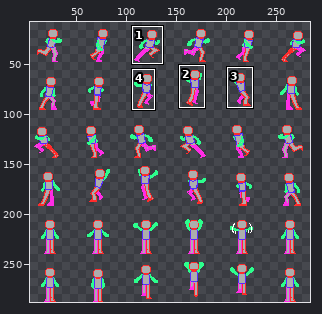
Two versions of one sprite sheet, assets/sprites/Character_anims.png. The picture above shows the old version from afar; the outline marks the close-up.
Close-up. Before:
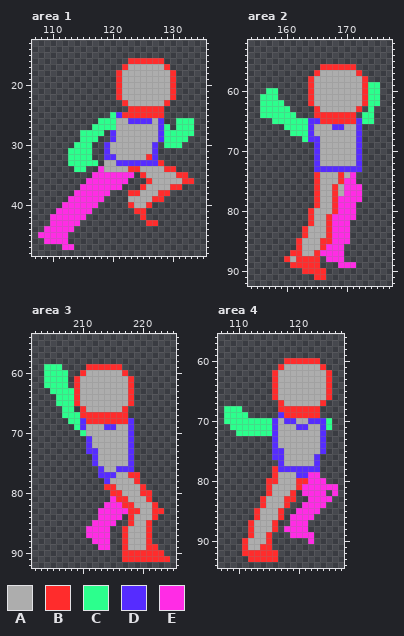
The file is 288x288 pixels. Shown: area 1: x 107..135, y 13..48; area 2: x 154..177, y 52..92; area 3: x 202..225, y 54..92; area 4: x 107..127, y 56..94. The wide view leaves out empty margins. The commit also changed other parts of the picture, which this record leaves out.
Palette (. is transparent): A #adadad  B #ff2c2c  C #2cff8d  D #562cff  E #ff2ce5
Pixels before, area 1, first column x 108:
16 ...............BBBBBB.....
17 ..............BAAAAAAB....
18 .............BAAAAAAAAB...
19 .............BAAAAAAAAB...
20 .............BAAAAAAAAB...
21 .............BAAAAAAAAB...
22 .............BAAAAAAAAB...
23 ..............BAAAAAAB....
24 ...............BBBBBB.....
25 ............CDBBBBBBB.....
26 ..........CCCAADDDDAD..CCC
27 .........CCCCAAAAAAADC.CCC
28 .......CCCC.DAAAAAAADCCCCC
29 .......CCC..DAAAAAAADCCCC.
30 ......CCC..DAAAAAAAD.CCC..
31 .....CCCC..DAAAAAAAD......
32 .....CCCC..DDAAAAABD......
33 .....CCCCC.AADDDDDDDB.....
34 ......CC..EAAAABBAAAABB...
35 .........EEEEEEE.BAAAAABB.
36 ........EEEEEEE...BAAAAABB
37 .......EEEEEEE...BAAAABB..
38 ......EEEEEE...BBAAABB....
39 .....EEEEEE....AAAABB.....
40 ....EEEEEE.....BAAB.......
41 ...EEEEEE.......BB........
42 ..EEEEEE.........B........
43 ..EEEEE...........BB......
44 .EEEEE....................
45 EEEEE.....................
46 .EEEE.....................
47 ....EE....................
Pixels before, area 2, first column x 156:
56 ..........BBBBBB....
57 .........BAAAAAAB...
58 ........BAAAAAAAAB..
59 ........BAAAAAAAABCC
60 .CC.....BAAAAAAAABCC
61 CCC.....BAAAAAAAABCC
62 CCCC....BAAAAAAAABCC
63 CCCCC....BAAAAAAB.C.
64 CCCCCC...BBBBBBB.CC.
65 ..CCCCCCDDBBBBBBDCC.
66 ....CCCCDAAADDAAD...
67 .....CCCDAAAAAAAD...
68 .......CDDAAAAAAD...
69 .........DAAAAAAD...
70 .........DAAAAAAD...
71 .........DAAAAAAD...
72 .........DAAAAAAD...
73 .........DDDDDDDD...
74 .........BAAABAE....
75 .........BAAABEE....
76 .........BAABAEEE...
77 .........BAABAEEE...
78 .........BAABEEEE...
79 .........BAABEEE....
80 ........BAAABEEE....
81 ........BAABEEEE....
82 ........BAABEEE.....
83 .......BAAABEEE.....
84 .......BAAABEEE.....
85 ......BAAABBEEE.....
86 ......BAAABEEE......
87 .....BBAABEEEE......
88 ....BABBBB.EEE......
89 .....BBBBB...EEE....
90 .......BBBB.........
91 .........BB.........
Pixels before, area 3, first column x 204:
59 CCC....BBBBBB........
60 CCCC..BAAAAAAB.......
61 CCCC.BAAAAAAAAB......
62 CCCC.BAAAAAAAAB......
63 .CCCCBAAAAAAAAB......
64 ..CCCBAAAAAAAAB......
65 ..CCCBAAAAAAAAB......
66 ...CC.BAAAAAAB.......
67 ...CCCBBBBBBBB.......
68 ....CCDBBBBBBBD......
69 .....CDAAADDAAD......
70 ......CAAAAAAAD......
71 .......DAAAAAAD......
72 .......DAAAAAAD......
73 .......DDAAAAAD......
74 ........DAAAAAD......
75 ........DAAAAAD......
76 .........DAADDD......
77 .........DDDAABB.....
78 ..........DAAAAB.....
79 ..........BBAAAAB....
80 ...........BBAAABB...
81 ...........EBBAAAB...
82 ..........EEEBBAAAB..
83 .........EEEEEBBAABB.
84 .........EEEE.BAAAB..
85 ........EEEE..BAAB...
86 .......EEEE..BAAAB...
87 .......EEEE..BAAAB...
88 ........EEE..BAAAB...
89 .........EE..BAAABB..
90 .............BBBBBBB.
91 .............BBBBBBBB
Pixels before, area 4, first column x 108:
60 ..........BBBBBB...
61 .........BAAAAAAB..
62 ........BAAAAAAAAB.
63 ........BAAAAAAAAB.
64 ........BAAAAAAAAB.
65 ........BAAAAAAAAB.
66 ........BAAAAAAAAB.
67 .........BAAAAAAB..
68 CCC......BBBBBBB...
69 CCCC.....DBBBBBB...
70 CCCCCCCCDADDAADDDC.
71 .CCCCCCCDAAADDAADC.
72 ..CCCCCCDAAAAAAAD..
73 ........DAAAAAAAD..
74 ........DAAAAAAAD..
75 ........DDAAAAAAD..
76 ........DDAAAAAD...
77 .........DAAAAAD...
78 ........BDDDDDDD...
79 ........BAAADDEE...
80 .......BBAAABBEEE..
81 .......BAAAABEEEEEE
82 .......BAAAB.EEEE.E
83 ......BAAABB..EEEE.
84 ......BAAAB..EEEE..
85 .....BAAAB..EEEE...
86 .....BAAAB.EEEE....
87 ....BAAAB..EEE.....
88 ....BAAAB.EEEE.....
89 ....BAAB...EEEE....
90 ...BAAAB......E....
91 ...BAABB...........
92 ...BBBBBB..........
93 ....BBBBB..........
Once edited:
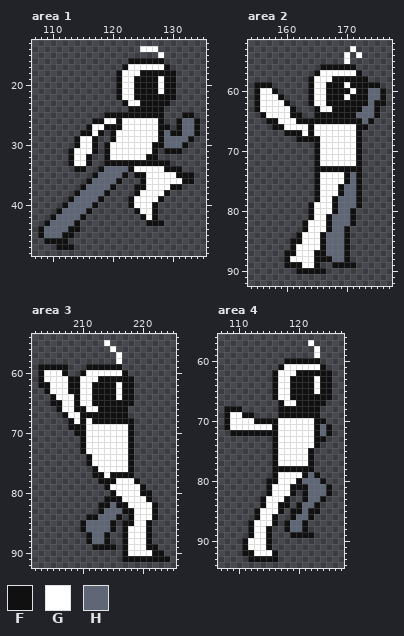
Colours new in this view: F #101010  G #ffffff  H #5f6777
The edit:
Changed rows in their new state; - is an unchanged pixel.
Area 1:
first column x 108:
14 -----------------GGG-------
15 --------------------G------
16 ---------------FFFFFF------
17 --------------FGGGGGGF-----
18 -------------FGGGFFFFFF----
19 -------------FGGFFFFGFF----
20 -------------FGGFFFFGFF----
21 -------------FGGFFFFGFF----
22 -------------FGGFFFFFFF----
23 --------------FGGFFFFF-----
24 ---------------FFFFFF------
25 -----------FFFFFFFFFF---FF-
26 ---------FFGGFGGGGGGF--FHHF
27 --------FGGFFFGGGGGGFF-FHHF
28 -------FFGF-FGGGGGGGFHFFHHF
29 ------FGGF--FGGGGGGGFHHHHF-
30 ------FGGF-FGGGGGGGFFHHHF--
31 -----FGGGF-FGGGGGGGF-FFF---
32 -----FGGF--FGGGGGGFF-------
33 -----FGGF.-FFFFFFFFFFF-----
34 ------FF--FHHHHFGGGGGFFF---
35 ---------FHHHHF.FFGGGGGFFF-
36 --------FHHHHF.--FGGGGGGFF-
37 -------FHHHHF.--FFGGGGFF---
38 ------FHHHHF---.FGGGGF-----
39 -----FHHHHF----FGGGGF------
40 ----FHHHHF-----FGGGF-------
41 ---FHHHHF-------FGGF-------
42 --FHHHHF---------FGF-------
43 -FHHHHF-----------FFF------
44 FHHHHFF--------------------
45 FHHHFF---------------------
46 -FFFF----------------------
47 ---FFF---------------------
Area 2:
first column x 155:
53 ----------------G-----
54 ---------------G-G----
55 ---------------G------
56 -----------FFFFFF-----
57 ----------FGGGGGGF----
58 ---------FGGGFFFFFF---
59 FFF------FGGFFFGFFFFF-
60 FGGF-----FGGFFFFGFFHHF
61 FGGGF----FGGFFFGFFFHHF
62 FGGGGF---FGGFFFFFFFHFF
63 FGGGGGF---FGGFFFFFHHF-
64 -FGGGGFF--FFFFFFFHHHF-
65 --FFGGGFFFFFFFFFFFHF--
66 ---FFGGGGFGGGGGGGFF---
67 -----FFFGFGGGGGGGF----
68 -------FFFFGGGGGGF----
69 ----------FGGGGGGF----
70 ----------FGGGGGGF----
71 ----------FGGGGGGF----
72 ----------FGGGGGGF----
73 ----------FFFFFFFF----
74 ----------FGGGGFHF----
75 ----------FGGGGFHF----
76 ----------FGGGFHHF----
77 ----------FGGGFHHF----
78 ----------FGGFHHHF----
79 ---------FGGGFHHHF----
80 ---------FGGGFHHF-----
81 ---------FGGFHHHF-----
82 --------FGGGFHHHF-----
83 --------FGGGFHHF------
84 -------FGGGFHHHF------
85 ------FFGGGFHHHF------
86 ------FGGGGFHHHF------
87 -----FFGGGFFHHHF------
88 -----FGGGGFFFHHF------
89 -----FFFGGF--FFFF-----
90 -------FFFFF----------
91 ----------..----------
Area 3:
first column x 203:
55 -----------G----------
56 ------------G---------
57 -------------G--------
58 -------------G--------
59 FFFFF---FFFFFF--------
60 FGGGF--FGGGGGGF-------
61 FGGGGFFGGGFFFFFF------
62 FFGGGFFGGFFFFGFF------
63 -FGGGFFGGFFFFGFF------
64 --FGGGFGGFFFFGFF------
65 --FFGGFGGFFFFFFF------
66 ---FGGFFGGFFFFF-------
67 ----FGGFFFFFFFF-------
68 -----FGFGFFFFFFF------
69 -----FFFGGGGGGGF------
70 ------FFGGGGGGGF------
71 -------FGGGGGGGF------
72 -------FGGGGGGGF------
73 -------FGGGGGGGF------
74 --------FGGGGGGF------
75 --------FGGGGGGF------
76 ---------FGGGGGF------
77 ---------FFGFFFF.-----
78 ----------FFFGGGF-----
79 -----------FGGGGGF----
80 ------------FGGGGFF---
81 -----------FFFGGGGF---
82 ----------FFHFFGGGGF--
83 ----------FHHHFFGGGF.-
84 --------FFHHHF-FGGGF--
85 -------FHHHHF-FFGGF---
86 -------FHHHHF-FGGGF---
87 --------FHHF--FGGGF---
88 --------FHHF--FGGGF---
89 ---------FFFF-FGGGFF--
90 --------------FGGGGFF-
91 --------------FFFFFFFF
Area 4:
first column x 108:
57 --------------G----
58 ---------------G---
59 ---------------G---
60 ----------FFFFFF---
61 ---------FGGGGGGF--
62 --------FGGGFFFFFF-
63 --------FGGFFFFGFF-
64 --------FGGFFFFGFF-
65 --------FGGFFFFGFF-
66 --------FGGFFFFFFF-
67 ---------FGGFFFFF--
68 FFF------FFFFFFF---
69 FGGFF----FFFFFFF---
70 FGGGGFFFFGGGGGGFF.-
71 FGGGGGGGFGGGGGGFHF-
72 -FFFFFFFFGGGGGGFHF-
73 --------FGGGGGGFF--
74 --------FGGGGGGF.--
75 --------FGGGGGF..--
76 --------FGGGGGF.---
77 --------FGGGGGF.---
78 --------FFFFFFF.---
79 --------FGGGGFHF---
80 -------FFGGGFHHHF--
81 -------FGGGFFFHHHF.
82 -------FGGGF-FHHHF.
83 ------FGGGF.-FHHF.-
84 ------FGGFF-FHHF.--
85 -----FGGGF-FFHFF---
86 -----FGGF.-FHHF----
87 ----FGGGF-FHHF-----
88 ----FGGF.-FHHF-----
89 ----FGGF---FFFF----
90 ---FGGGF------.----
91 ---FGGGF-----------
92 ---FFGGGF----------
93 ----FFFFF----------
